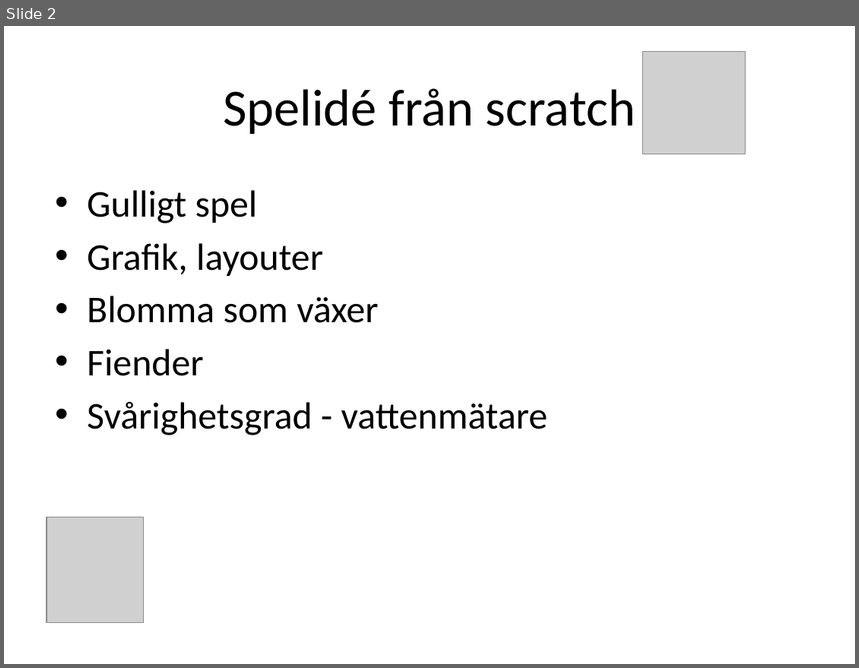
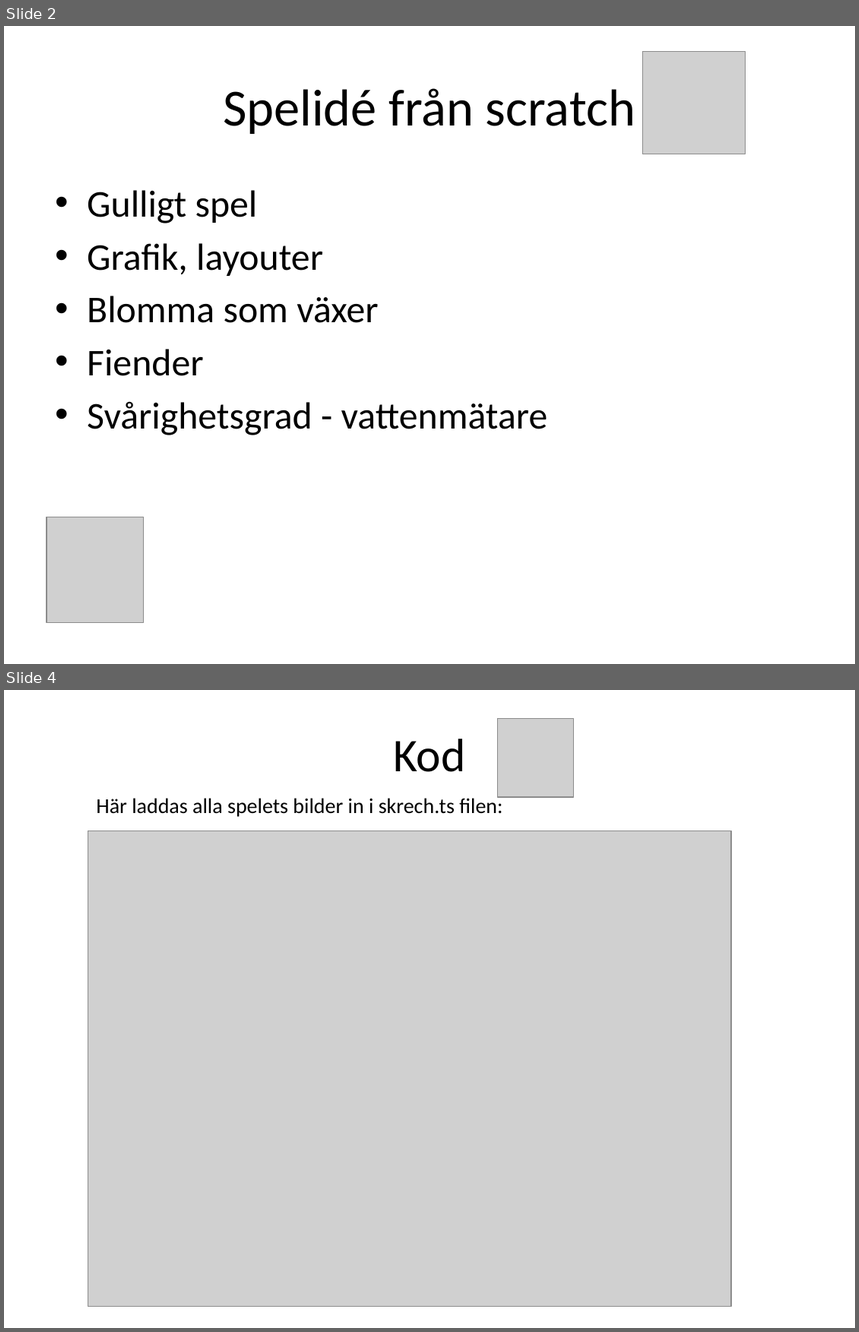
Before and after one commit to lisa-bee/FlowerGrow, a slide deck: document/Presentation FlowerGrow.pptx. Shown one above the other, each under a label of ours: slide 2 before the commit, slides 2 and 4 after it; the slides between them are not shown. The pictures are 859x668 and 859x1332 pixels, drawn with LibreOffice and Linux fonts; fonts in the diff are those of the drawing; grey boxes stand for pictures. Boxes give left, top, right and bottom in pixels: in the first picture for what was removed or moved away, otherwise in the second. Text is boxed around its words. In the diff, an @@ line names an element or a change of style, - is before the commit and + after.

```diff
--- a/document/Presentation FlowerGrow.pptx
+++ b/document/Presentation FlowerGrow.pptx
@@ slide 4 added at [4,690,855,1328], background #FFFFFF @@
@@ picture added at [498,718,573,797] @@
@@ title added at [393,739,466,772], 39.6 pt, text #000000 @@
+Kod
@@ text added at [96,796,503,817], 18 pt, text #000000 @@
+Här laddas alla spelets bilder in i skrech.ts filen:
@@ picture added at [88,831,732,1307] @@
```
Also in this commit, not shown: 4 other slides added, 2 slides removed.
